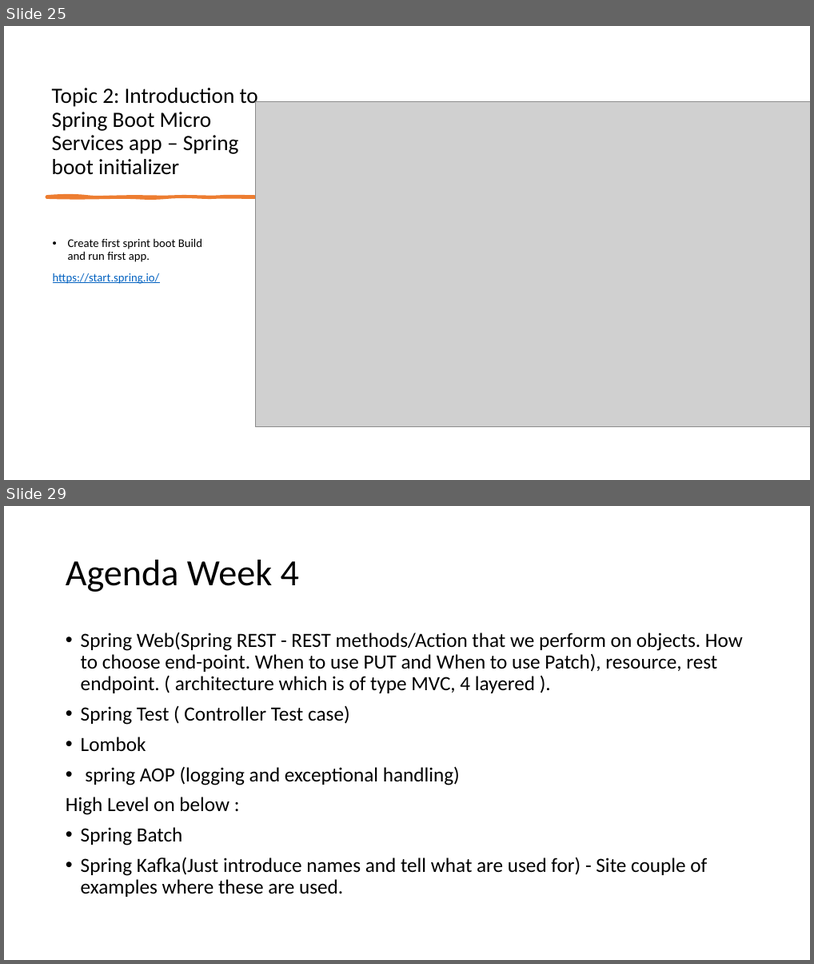
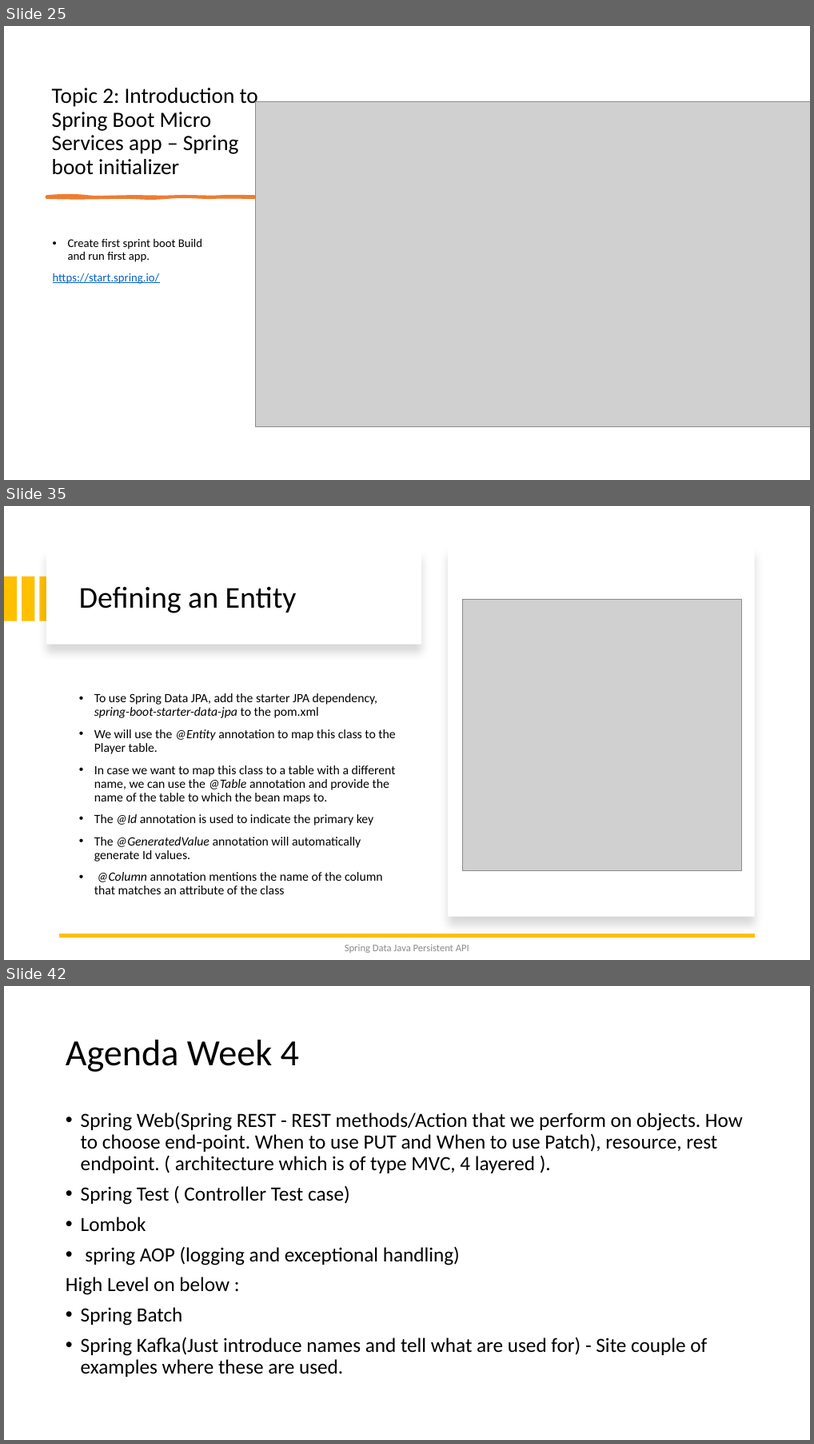
Before and after one commit to spoorthiempowher/Empowher-Curriculum, a slide deck: Java/EmpowHER-All weeks.pptx. Shown one above the other, each under a label of ours: slides 25 and 29 before the commit, slides 25, 35 and 42 after it; the slides between them are not shown. The pictures are 814x964 and 814x1444 pixels, drawn with LibreOffice and Linux fonts; fonts in the diff are those of the drawing; grey boxes stand for pictures. Boxes give left, top, right and bottom in pixels: in the first picture for what was removed or moved away, otherwise in the second. Text is boxed around its words. In the diff, an @@ line names an element or a change of style, - is before the commit and + after.

```diff
--- a/Java/EmpowHER-All weeks.pptx
+++ b/Java/EmpowHER-All weeks.pptx
@@ slide 35 added at bbox=[4, 506, 810, 960], background #FFFFFF @@
@@ rectangle added at bbox=[46, 549, 422, 644], fill #FFFFFF @@
@@ rectangle added at bbox=[449, 547, 755, 916], fill #FFFFFF @@
@@ rectangle added at bbox=[4, 576, 17, 621], fill #FFC000 @@
@@ rectangle added at bbox=[22, 576, 34, 621], fill #FFC000 @@
@@ rectangle added at bbox=[40, 576, 52, 621], fill #FFC000 @@
@@ title added at bbox=[79, 587, 297, 613], 36 pt, text #000000 @@
+Defining an Entity
@@ picture added at bbox=[462, 599, 742, 870] @@
@@ text added at bbox=[94, 693, 396, 894], 15 pt, text #000000 @@
+• To use Spring Data JPA, add the starter JPA dependency, spring-boot-starter-data-jpa to the pom.xml
+• We will use the @Entity annotation to map this class to the Player table.
+• In case we want to map this class to a table with a different name, we can use the @Table annotation and provide the name of the table to which the bean maps to.
+• The @Id annotation is used to indicate the primary key
+• The @GeneratedValue annotation will automatically generate Id values.
+• @Column annotation mentions the name of the column that matches an attribute of the class
@@ line added from (755, 936) to (60, 936), #FFC000 4.5 pt @@
@@ text added at bbox=[345, 944, 470, 952], 12 pt, text #8C8C8C @@
+Spring Data Java Persistent API
@@ what was slide 29 is now slide 42 @@
```
Also in this commit, not shown: 1 slide changed, 14 other slides added, 2 slides removed.
